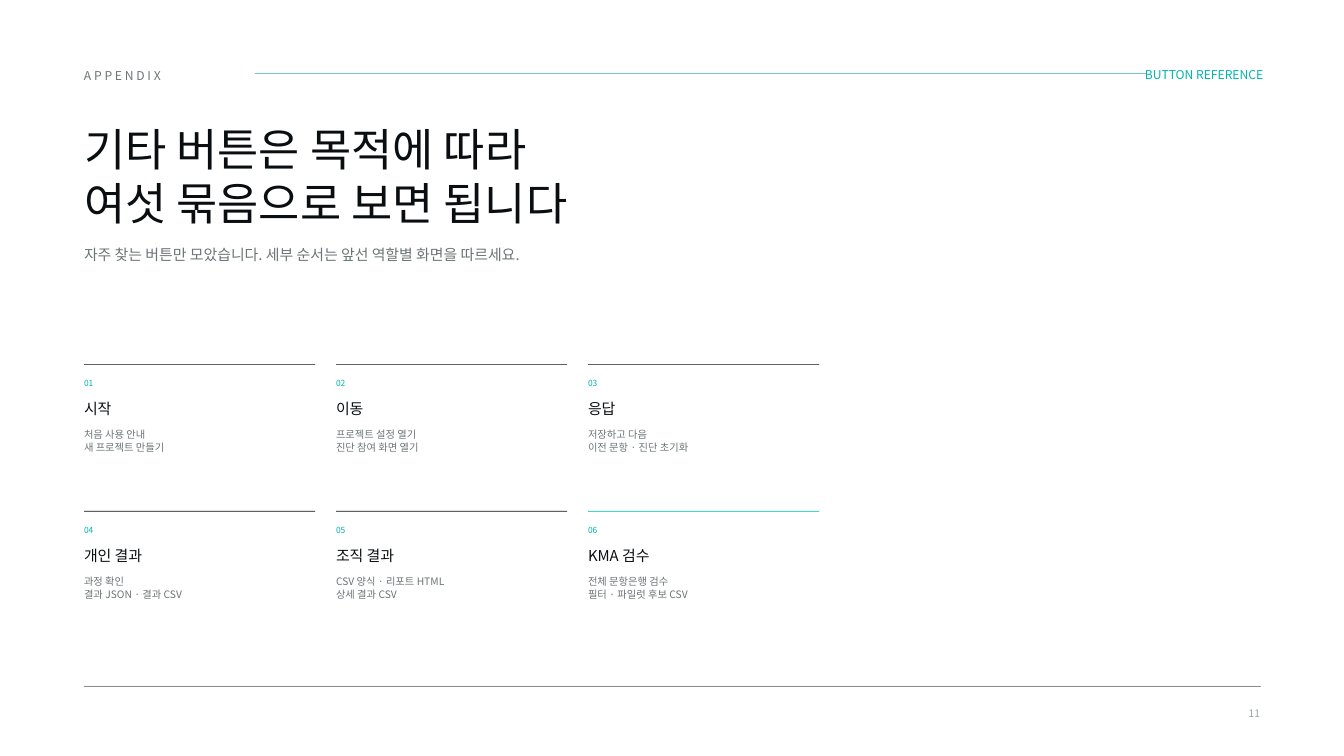
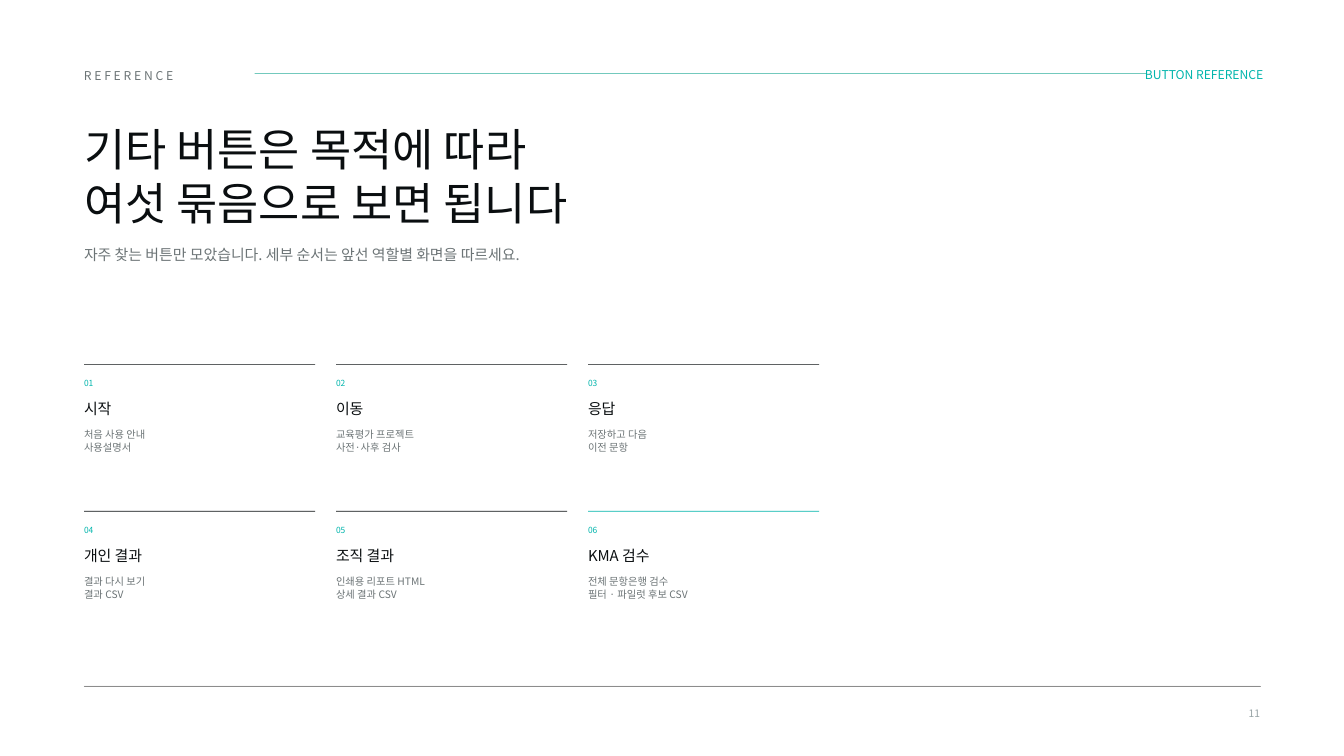
Before and after one commit to skytree96-cmyk/KMA_TAB_v2, a slide deck: slide 11 of docs/TAP_빠른사용가이드_v3.pptx. Drawn at 1344x756 pixels with LibreOffice and Linux fonts; fonts in the diff are those of the drawing; grey boxes stand for pictures. Boxes give left, top, right and bottom in pixels: in the first picture for what was removed or moved away, otherwise in the second. Text is boxed around its words. In the diff, an @@ line names an element or a change of style, - is before the commit and + after.

```diff
--- a/docs/TAP_빠른사용가이드_v3.pptx
+++ b/docs/TAP_빠른사용가이드_v3.pptx
@@ text at [84,71,173,80]: text changed @@
-APPENDIX
+REFERENCE
@@ text at [84,442,131,452]: text changed @@
-새 프로젝트 만들기
+사용설명서
@@ text at [336,429,414,452]: text changed @@
-프로젝트 설정 열기
-진단 참여 화면 열기
+교육평가 프로젝트
+사전·사후 검사
@@ text at [588,442,628,452]: text changed @@
-이전 문항 · 진단 초기화
+이전 문항
@@ text at [84,576,145,599]: text changed @@
-과정 확인
-결과 JSON · 결과 CSV
+결과 다시 보기
+결과 CSV
@@ text at [336,576,425,586]: text changed @@
-CSV 양식 · 리포트 HTML
+인쇄용 리포트 HTML
```
Also in this commit, not shown: 11 other slides changed, 25 other files.
